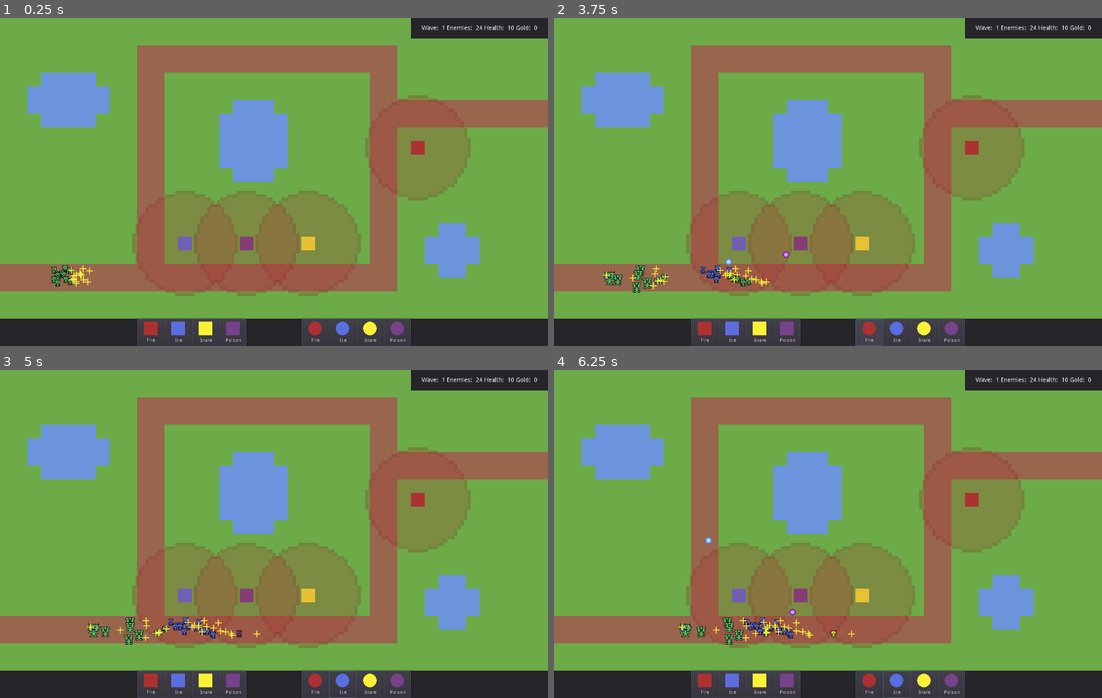
Above: before the commit, frames 1-4 (two rows, left to right).
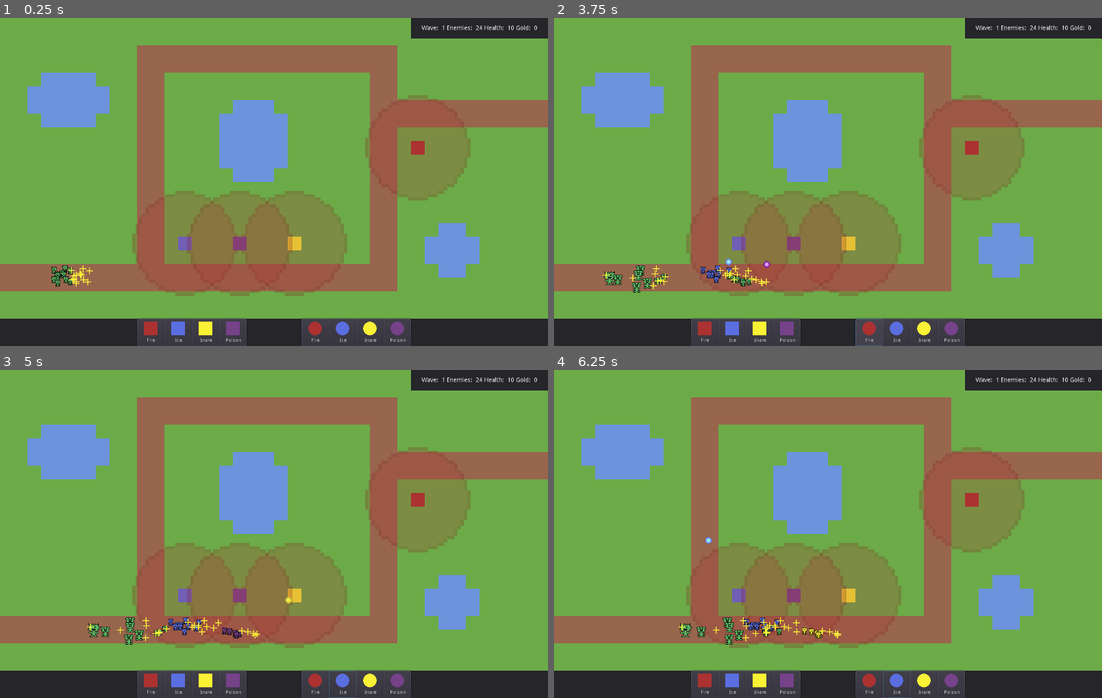
Above: after the commit, the same moments.

Repository: ivocoumans/godotwildjam72
Game: Godot game, scene res://screens/GameplayScreen.tscn
Two runs of this game, one before a commit and one after it. Both use one fixed random seed, a clock stepped at 60 frames per second and the inputs below.
Inputs (mouse positions are in pixels of both pictures, inside the frame that each line leads up to):
- Up to frame 1 (0.25 s): no input
- Up to frame 2 (3.75 s): click "Fire" at 0.5 s; click "Ice" at 1.25 s; click "Snare" at 2 s; click "Poison" at 2.75 s; click "Fire" at 3.5 s
- Up to frame 3 (5 s): move the mouse to (394, 517) at 4.27 s; hold Right (ui_right) from 4.28 s (still down); hold Space (ui_select) from 4.28 s (still down)
- Up to frame 4 (6.25 s): release Right (ui_right) at 5 s; release Space (ui_select) at 5 s; click "Ice" at 5 s; move the mouse to (718, 550) at 5.77 s; hold Down (ui_down) from 5.78 s (still down); tap Space (ui_select) at 5.85, 6.02 s

The runs differ from the first frame. In frame 1, 1.4% of the frame differs, in the area x 34-66%, y 52-85%; in frame 2, 1.5%; in frame 3, 1.6%; in frame 4, 1.7%.

Commit message:
673: fix building placeholder

Diff:
--- a/objects/towers/FreezeTower.tscn
+++ b/objects/towers/FreezeTower.tscn
@@ -6,8 +6,9 @@
 
 [node name="FreezeTower" type="Node2D"]
 script = ExtResource( 3 )
-fire_rate = 0.3
+fire_rate = 1.0
 bullet_type = 1
+cost = 8.0
 
 [node name="Sprite" type="Sprite" parent="."]
 position = Vector2( 16, 16 )
--- a/objects/towers/PoisonTower.tscn
+++ b/objects/towers/PoisonTower.tscn
@@ -6,8 +6,9 @@
 
 [node name="PoisonTower" type="Node2D"]
 script = ExtResource( 3 )
-fire_rate = 0.4
+fire_rate = 2.5
 bullet_type = 3
+cost = 15.0
 
 [node name="Sprite" type="Sprite" parent="."]
 position = Vector2( 16, 16 )
--- a/objects/towers/SnareTower.tscn
+++ b/objects/towers/SnareTower.tscn
@@ -6,8 +6,9 @@
 
 [node name="SnareTower" type="Node2D"]
 script = ExtResource( 3 )
-fire_rate = 0.2
+fire_rate = 3.0
 bullet_type = 2
+cost = 12.0
 
 [node name="Sprite" type="Sprite" parent="."]
 position = Vector2( 16, 16 )
--- a/screens/GameplayScreen.gd
+++ b/screens/GameplayScreen.gd
@@ -18,6 +18,7 @@
 var _is_build_mode: bool = false
 var _active_tower: int = -1
 var _active_ability: int = -1
+var _wave_timer: float = 0
 
 
 onready var viewport_size: Vector2 = get_viewport().size
@@ -50,6 +51,10 @@
 func _process(delta: float) -> void:
 	_process_camera(delta)
 	_process_building(delta)
+	_wave_timer += delta
+	if _wave_timer > 10:
+		_wave_timer = 0
+		_spawn_wave()
 
 
 func _ready_ui() -> void:
@@ -84,14 +89,18 @@
 		placeholder.visible = false
 
 	# build tower
-	elif event.is_action_pressed("ui_select") and placeholder.cost <= _gold:
+	elif event.is_action_pressed("ui_select") and placeholder.visible and placeholder.cost <= _gold:
+		var mouse_position: Vector2 = _get_mouse_position()
+		if mouse_position.y > SCREEN_EDGE:
+			return
+
 		var x: int = int(placeholder.position.x / GRID_SIZE)
 		var y: int = int(placeholder.position.y / GRID_SIZE)
 		if _is_tile_restricted(x, y):
 			return
 		_gold -= placeholder.cost
 		ui.set_gold(_gold)
-		var tower = ExplosiveTower.instance()
+		var tower = _get_tower_instance(_active_tower)
 		tower.position = placeholder.position
 		towers.add_child(tower)
 
@@ -138,6 +147,8 @@
 		placeholder.position.y = cell_y * GRID_SIZE
 		if placeholder.visible == false:
 			placeholder.visible = true
+	else:
+		placeholder.visible = false
 	placeholder.position.x = cell_x * GRID_SIZE
 
 
@@ -180,6 +191,17 @@
 func _get_mouse_position() -> Vector2:
 	var viewport = get_viewport()
 	return (viewport.get_mouse_position() - viewport.canvas_transform.origin) * camera.zoom
+
+
+func _get_tower_instance(tower: int = 0) -> Node:
+	var Tower: PackedScene = ExplosiveTower
+	if tower == 1:
+		Tower = FreezeTower
+	elif tower == 2:
+		Tower = SnareTower
+	elif tower == 3:
+		Tower = PoisonTower
+	return Tower.instance()
 
 
 func _on_EventBus_tower_fired(position: Vector2, destination: Vector2, type: int, amount: int = 1) -> void:
@@ -212,9 +234,21 @@
 	ui.set_enemies(_enemies)
 
 
-func _on_EventBus_build_mode(_tower: int) -> void:
+func _on_EventBus_build_mode(tower: int) -> void:
 	_is_build_mode = true
-	# TODO: handle different towers
+	_active_tower = tower
+
+	# remove old placeholder towers
+	var children = placeholder.get_children()
+	for child in children:
+		placeholder.remove_child(child)
+		child.queue_free()
+
+	# add a new placeholder tower
+	var placeholder_tower = _get_tower_instance(tower)
+	placeholder_tower.is_enabled = false
+	placeholder_tower.show_radius = true
+	placeholder.add_child(placeholder_tower)
 
 
 func _on_EventBus_active_ability(ability: int) -> void:
--- a/screens/GameplayScreen.tscn
+++ b/screens/GameplayScreen.tscn
@@ -48,17 +48,14 @@
 [node name="FreezeTower" parent="Node2D/Towers" instance=ExtResource( 9 )]
 position = Vector2( 416, 512 )
 show_radius = true
-fire_rate = 1.0
 
 [node name="SnareTower" parent="Node2D/Towers" instance=ExtResource( 10 )]
-position = Vector2( 704, 512 )
+position = Vector2( 672, 512 )
 show_radius = true
-fire_rate = 3.0
 
 [node name="PoisonTower" parent="Node2D/Towers" instance=ExtResource( 8 )]
-position = Vector2( 560, 512 )
+position = Vector2( 544, 512 )
 show_radius = true
-fire_rate = 2.5
 
 [node name="Enemies" type="YSort" parent="Node2D"]
 
